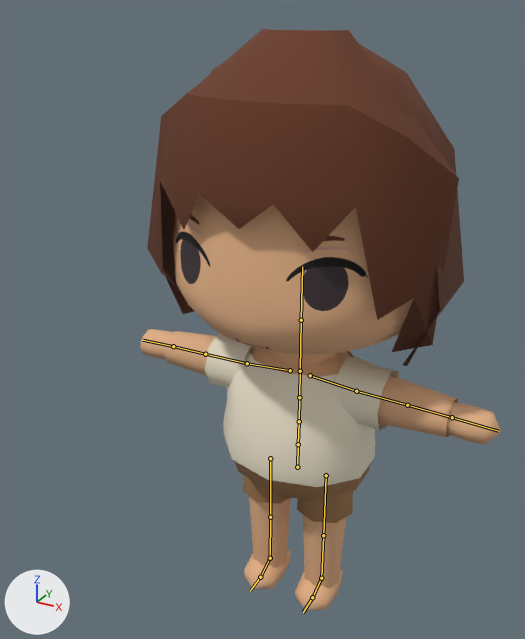
What one commit did to the glTF model web/public/assets/characters/v6/base/v7_clips.glb.
The view is the same before and after, from a camera (50 mm lens) standing at (0.494, -1.037, 1.085) and looking at (-0.016, -0.109, 0.621). Arrows for +X, +Y and +Z are at lower left; the lights stay in place. The picture after the commit comes second. The bones that bend it are drawn over the model as lines.

Names of what the first picture shows: 'V6_Body', 'V6_Bottom', 'V6_HairBack', 'V6_HairBangs', 'V6_Top', 'V7_Head'.
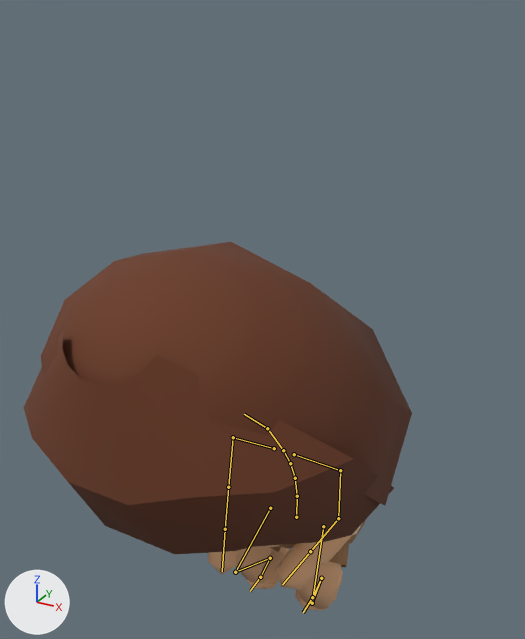
The newer file adds an action. The first version stands in its rest pose; the second is drawn at frame 7 of the action 'Pickup'.

The change, as JSON lines over the scene's bpy script:
```json
{"block": "bone_mixamorig_hips", "where": "bone_mixamorig_hips = bpy.data.objects['CharacterRig'].pose.bones['mixamorig:Hips']"}
{"op": "set", "path": "bone_mixamorig_hips.location", "old": "(0.0, 0.0, 0.0)", "new": "(0.0, -0.117, 0.0)"}
{"block": "bone_mixamorig_leftupleg", "where": "bone_mixamorig_leftupleg = bpy.data.objects['CharacterRig'].pose.bones['mixamorig:LeftUpLeg']  # child of 'mixamorig:Hips'"}
{"op": "set", "path": "bone_mixamorig_leftupleg.rotation_quaternion", "old": "(1.0, 0.0, 0.0, 0.0)", "new": "(0.92, -0.381, 0.0, -0.095)", "note": "degrees (0, 0, 0) -> degrees (-45, -4, -10)"}
{"block": "bone_mixamorig_leftleg", "where": "bone_mixamorig_leftleg = bpy.data.objects['CharacterRig'].pose.bones['mixamorig:LeftLeg']  # child of 'mixamorig:LeftUpLeg'"}
{"op": "set", "path": "bone_mixamorig_leftleg.rotation_quaternion", "old": "(1.0, 0.0, 0.0, 0.0)", "new": "(0.506, 0.836, 0.0, 0.209)", "note": "degrees (0, 0, 0) -> degrees (115, -20, 13)"}
{"block": "bone_mixamorig_leftfoot", "where": "bone_mixamorig_leftfoot = bpy.data.objects['CharacterRig'].pose.bones['mixamorig:LeftFoot']  # child of 'mixamorig:LeftLeg'"}
{"op": "set", "path": "bone_mixamorig_leftfoot.rotation_quaternion", "old": "(1.0, 0.0, 0.0, 0.0)", "new": "(0.804, -0.577, 0.133, -0.056)", "note": "degrees (0, 0, 0) -> degrees (-72, 9, -14)"}
{"block": "bone_mixamorig_rightupleg", "where": "bone_mixamorig_rightupleg = bpy.data.objects['CharacterRig'].pose.bones['mixamorig:RightUpLeg']  # child of 'mixamorig:Hips'"}
{"op": "set", "path": "bone_mixamorig_rightupleg.rotation_quaternion", "old": "(1.0, 0.0, 0.0, 0.0)", "new": "(0.92, -0.381, 0.0, 0.095)", "note": "degrees (0, 0, 0) -> degrees (-45, 4, 10)"}
{"block": "bone_mixamorig_rightleg", "where": "bone_mixamorig_rightleg = bpy.data.objects['CharacterRig'].pose.bones['mixamorig:RightLeg']  # child of 'mixamorig:RightUpLeg'"}
{"op": "set", "path": "bone_mixamorig_rightleg.rotation_quaternion", "old": "(1.0, 0.0, 0.0, 0.0)", "new": "(0.506, 0.836, 0.0, -0.209)", "note": "degrees (0, 0, 0) -> degrees (115, 20, -13)"}
{"block": "bone_mixamorig_rightfoot", "where": "bone_mixamorig_rightfoot = bpy.data.objects['CharacterRig'].pose.bones['mixamorig:RightFoot']  # child of 'mixamorig:RightLeg'"}
{"op": "set", "path": "bone_mixamorig_rightfoot.rotation_quaternion", "old": "(1.0, 0.0, 0.0, 0.0)", "new": "(0.804, -0.577, -0.133, 0.056)", "note": "degrees (0, 0, 0) -> degrees (-72, -9, 14)"}
{"block": "bone_mixamorig_spine", "where": "bone_mixamorig_spine = bpy.data.objects['CharacterRig'].pose.bones['mixamorig:Spine']  # child of 'mixamorig:Hips'"}
{"op": "set", "path": "bone_mixamorig_spine.rotation_quaternion", "old": "(1.0, 0.0, 0.0, 0.0)", "new": "(0.994, 0.114, 0.0, 0.0)", "note": "degrees (0, 0, 0) -> degrees (13, 0, 0)"}
{"block": "bone_mixamorig_spine1", "where": "bone_mixamorig_spine1 = bpy.data.objects['CharacterRig'].pose.bones['mixamorig:Spine1']  # child of 'mixamorig:Spine'"}
{"op": "set", "path": "bone_mixamorig_spine1.rotation_quaternion", "old": "(1.0, 0.0, 0.0, 0.0)", "new": "(0.995, 0.099, 0.0, 0.0)", "note": "degrees (0, 0, 0) -> degrees (11, 0, 0)"}
{"block": "bone_mixamorig_spine2", "where": "bone_mixamorig_spine2 = bpy.data.objects['CharacterRig'].pose.bones['mixamorig:Spine2']  # child of 'mixamorig:Spine1'"}
{"op": "set", "path": "bone_mixamorig_spine2.rotation_quaternion", "old": "(1.0, 0.0, 0.0, 0.0)", "new": "(0.997, 0.071, 0.0, 0.0)", "note": "degrees (0, 0, 0) -> degrees (8, 0, 0)"}
{"block": "bone_mixamorig_leftarm", "where": "bone_mixamorig_leftarm = bpy.data.objects['CharacterRig'].pose.bones['mixamorig:LeftArm']  # child of 'mixamorig:LeftShoulder'"}
{"op": "set", "path": "bone_mixamorig_leftarm.rotation_quaternion", "old": "(1.0, 0.0, 0.0, 0.0)", "new": "(0.737, -0.512, -0.001, -0.441)", "note": "degrees (0, 0, 0) -> degrees (-58, -27, -47)"}
{"block": "bone_mixamorig_leftforearm", "where": "bone_mixamorig_leftforearm = bpy.data.objects['CharacterRig'].pose.bones['mixamorig:LeftForeArm']  # child of 'mixamorig:LeftArm'"}
{"op": "set", "path": "bone_mixamorig_leftforearm.rotation_quaternion", "old": "(1.0, 0.0, 0.0, 0.0)", "new": "(0.926, 0.005, 0.0, -0.377)", "note": "degrees (0, 0, 0) -> degrees (1, 0, -44)"}
{"block": "bone_mixamorig_neck", "where": "bone_mixamorig_neck = bpy.data.objects['CharacterRig'].pose.bones['mixamorig:Neck']  # child of 'mixamorig:Spine2'"}
{"op": "set", "path": "bone_mixamorig_neck.rotation_quaternion", "old": "(1.0, 0.0, 0.0, 0.0)", "new": "(0.999, 0.04, 0.0, 0.0)", "note": "degrees (0, 0, 0) -> degrees (5, 0, 0)"}
{"block": "bone_mixamorig_head", "where": "bone_mixamorig_head = bpy.data.objects['CharacterRig'].pose.bones['mixamorig:Head']  # child of 'mixamorig:Neck'"}
{"op": "set", "path": "bone_mixamorig_head.rotation_quaternion", "old": "(1.0, 0.0, 0.0, 0.0)", "new": "(0.996, 0.094, -0.001, 0.015)", "note": "degrees (0, 0, 0) -> degrees (11, 0, 2)"}
{"block": "bone_mixamorig_rightarm", "where": "bone_mixamorig_rightarm = bpy.data.objects['CharacterRig'].pose.bones['mixamorig:RightArm']  # child of 'mixamorig:RightShoulder'"}
{"op": "set", "path": "bone_mixamorig_rightarm.rotation_quaternion", "old": "(1.0, 0.0, 0.0, 0.0)", "new": "(0.649, -0.368, 0.001, 0.666)", "note": "degrees (0, 0, 0) -> degrees (-33, 29, 83)"}
{"block": "bone_mixamorig_rightforearm", "where": "bone_mixamorig_rightforearm = bpy.data.objects['CharacterRig'].pose.bones['mixamorig:RightForeArm']  # child of 'mixamorig:RightArm'"}
{"op": "set", "path": "bone_mixamorig_rightforearm.rotation_quaternion", "old": "(1.0, 0.0, 0.0, 0.0)", "new": "(0.999, 0.015, 0.0, 0.032)", "note": "degrees (0, 0, 0) -> degrees (2, 0, 4)"}
```

What differs and where, as boxes (x1, y1, x2, y2) in the pictures (525 x 639 px):
```json
{"object": "V6_HairBangs", "change": "posed", "before": [147, 29, 459, 352], "after": [24, 331, 394, 554], "on screen": "19% wider, 31% shorter"}
{"object": "V6_HairBack", "change": "posed", "before": [164, 44, 464, 366], "after": [41, 242, 412, 506], "on screen": "mostly hidden before"}
{"object": "V7_Head", "change": "posed", "before": [172, 194, 414, 354], "after": [245, 545, 280, 550], "on screen": "mostly hidden afterwards"}
{"object": "V6_Body", "change": "posed", "before": [140, 329, 501, 610], "after": [208, 527, 359, 610]}
{"object": "V6_Bottom", "change": "posed", "before": [235, 461, 371, 523], "after": [269, 520, 366, 567], "on screen": "mostly hidden afterwards"}
{"bone": "mixamorig:Hips", "before": "(297, 467) to (298, 444)", "after": "(296, 517) to (297, 496)"}
{"bone": "mixamorig:LeftUpLeg", "before": "(326, 475) to (323, 535)", "after": "(323, 526) to (312, 603)"}
{"bone": "mixamorig:LeftLeg", "before": "(323, 535) to (321, 578)", "after": "(312, 603) to (321, 578)"}
{"bone": "mixamorig:RightUpLeg", "before": "(270, 458) to (270, 517)", "after": "(270, 508) to (235, 572)"}
{"bone": "mixamorig:RightLeg", "before": "(270, 517) to (270, 558)", "after": "(235, 572) to (270, 558)"}
{"bone": "mixamorig:Spine", "before": "(298, 444) to (299, 421)", "after": "(297, 496) to (295, 478)"}
{"bone": "mixamorig:Spine1", "before": "(299, 421) to (299, 397)", "after": "(295, 478) to (290, 463)"}
{"bone": "mixamorig:Spine2", "before": "(299, 397) to (300, 371)", "after": "(290, 463) to (283, 450)"}
{"bone": "mixamorig:LeftArm", "before": "(356, 391) to (407, 405)", "after": "(340, 470) to (338, 518)"}
{"bone": "mixamorig:LeftForeArm", "before": "(407, 405) to (452, 417)", "after": "(338, 518) to (310, 551)"}
{"bone": "mixamorig:Neck", "before": "(300, 371) to (301, 320)", "after": "(283, 450) to (267, 428)"}
{"bone": "mixamorig:Head", "before": "(301, 320) to (302, 266)", "after": "(267, 428) to (244, 414)"}
{"bone": "mixamorig:RightArm", "before": "(247, 363) to (205, 354)", "after": "(233, 437) to (228, 487)"}
{"bone": "mixamorig:RightForeArm", "before": "(205, 354) to (173, 346)", "after": "(228, 487) to (225, 529)"}
```
